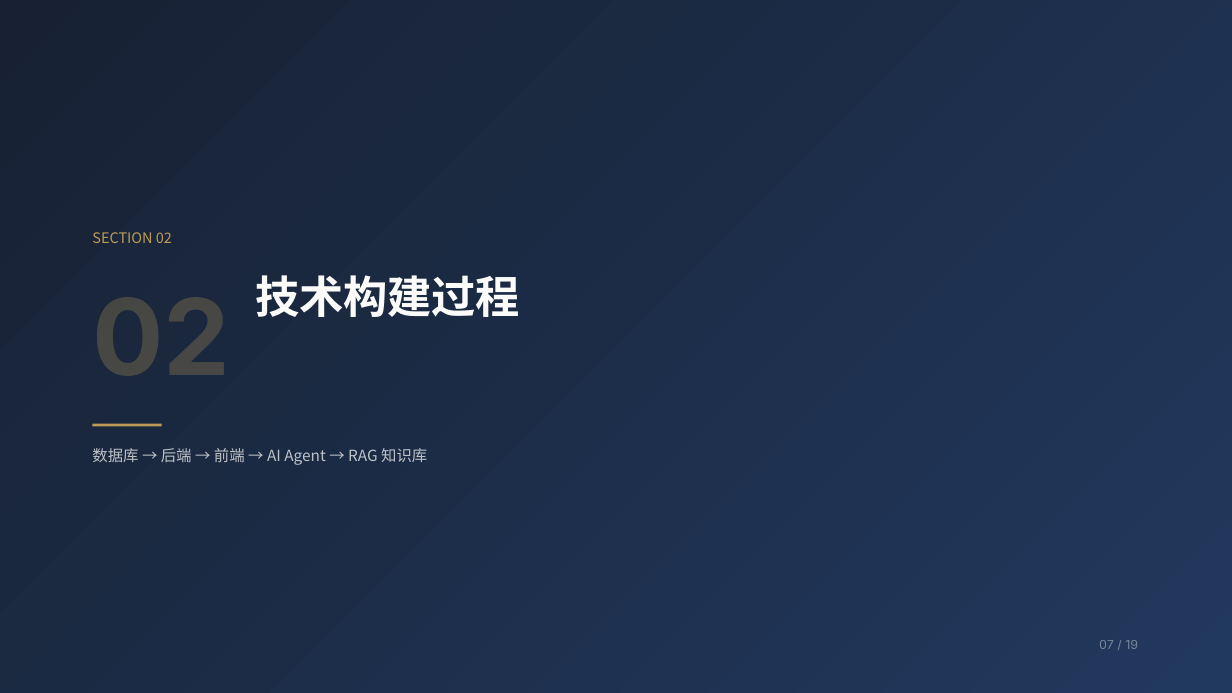
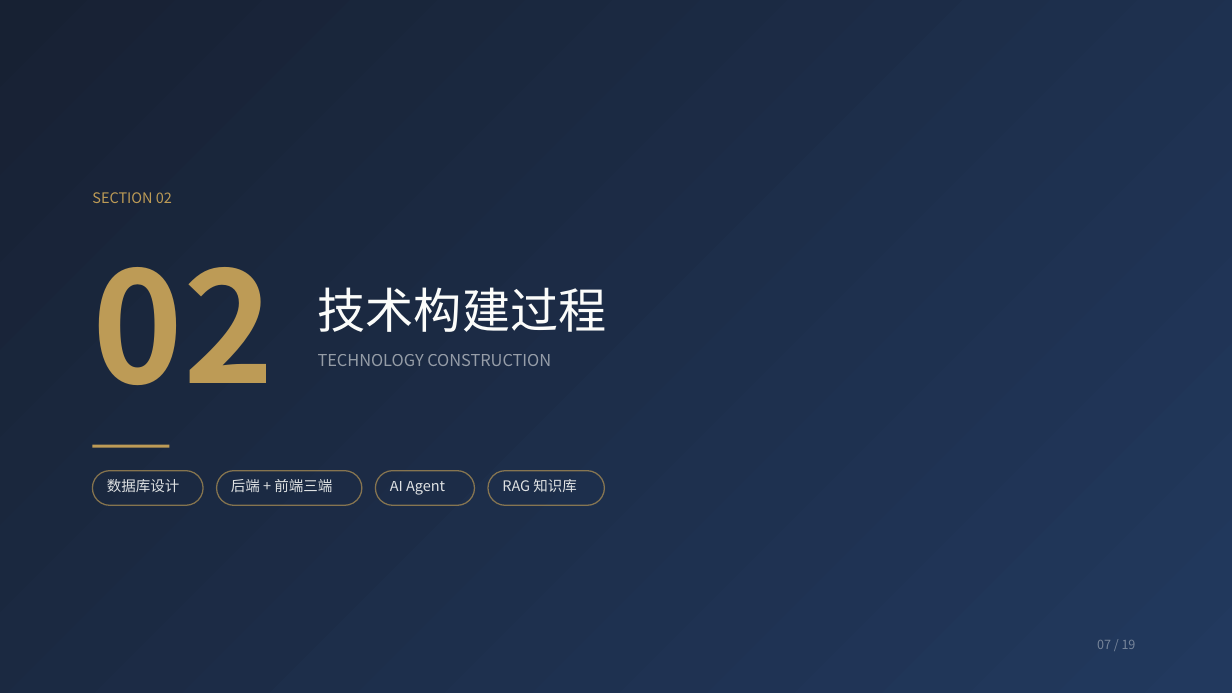
Before and after one commit to Xuuuukkk/ai-property-community-agent, a slide deck: slide 7 of ppt/AI物业社区智能体方案/AI物业社区智能体-方案.pptx. Drawn at 1232x693 pixels with LibreOffice and Linux fonts; fonts in the diff are those of the drawing. Boxes give left, top, right and bottom in pixels: in the first picture for what was removed or moved away, otherwise in the second. Text is boxed around its words. In the diff, an @@ line names an element or a change of style, - is before the commit and + after.

Commit message:
docs(ppt): redesign section dividers (bigger, cleaner, no garbled glyphs)
Replace the plain dividers with a bolder full-bleed layout: solid-gold
160px chapter number, 50px title, English subtitle, gold rule, and
chapter-content pill tags. Removed the semi-transparent Inter numerals
and out-of-canvas SVG rings that rendered garbled / triggered overflow.

```diff
--- a/ppt/AI物业社区智能体方案/AI物业社区智能体-方案.pptx
+++ b/ppt/AI物业社区智能体方案/AI物业社区智能体-方案.pptx
@@ text "SECTION 02": place and size @@
-text "SECTION 02" at [92,232,172,243]
+text "SECTION 02" at [92,192,172,203]
@@ text added at [92,267,274,385], 120 pt, text #BD9B56, bold @@
+02
@@ text "技术构建过程": place and size @@
-text "技术构建过程" at [255,275,520,317]
+text "技术构建过程" at [318,287,607,332]
@@ text "技术构建过程" at [318,287,607,332]: size 34.5 to 37.5 pt, bold off; line spacing 1 to 1.15 @@
@@ text added at [318,354,551,366], 12.8 pt, text #FBFCFA at 55% opacity @@
+TECHNOLOGY CONSTRUCTION
@@ rectangle: place and size @@
-rectangle at [92,423,162,426]
+rectangle at [92,445,169,447]
@@ text removed at [92,448,427,465] @@
-数据库 → 后端 → 前端 → AI Agent → RAG 知识库
@@ rounded rectangle added at [92,470,203,506], outline #BD9B56 1 pt @@
@@ text added at [107,479,179,492], 11.2 pt, text #FBFCFA at 88% opacity @@
+数据库设计
@@ rounded rectangle added at [216,470,361,506], outline #BD9B56 1 pt @@
@@ text added at [231,479,332,492], 11.2 pt, text #FBFCFA at 88% opacity @@
+后端 + 前端三端
@@ rounded rectangle added at [375,470,474,506], outline #BD9B56 1 pt @@
@@ rounded rectangle added at [488,470,604,506], outline #BD9B56 1 pt @@
@@ text added at [502,479,576,492], 11.2 pt, text #FBFCFA at 88% opacity @@
+RAG 知识库
@@ text added at [390,481,445,495], 11.2 pt, text #FBFCFA at 88% opacity @@
+AI Agent
@@ text "07 / 19" at [1097,640,1136,649]: font Inter to Noto Sans CJK SC @@
```
Also in this commit, not shown: 3 other slides changed, 4 other files.
